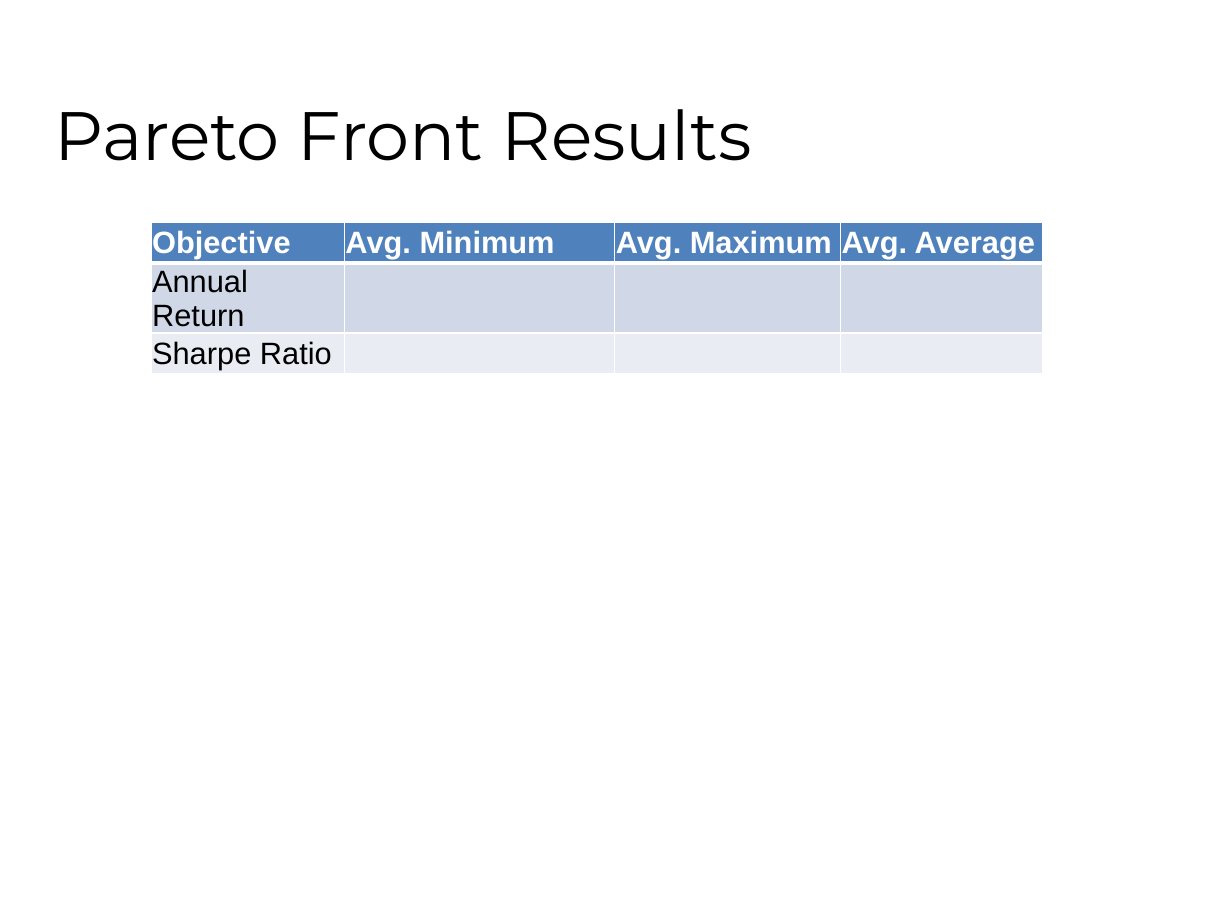
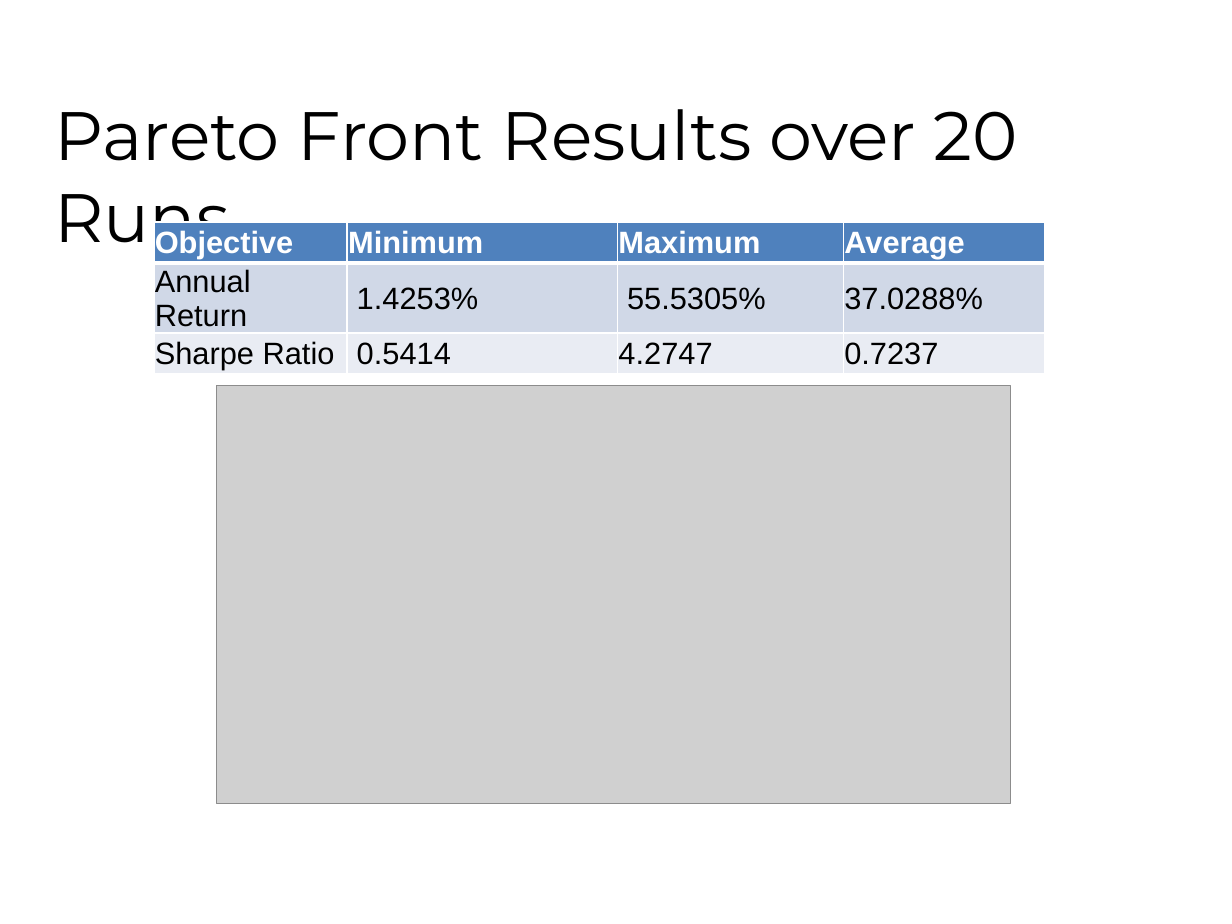
Before and after one commit to fhh23/Evolving-Stock-Market-Indicators-Using-Multi-Objective-Genetic-Algorithms, a slide deck: slide 23 of CSE848_Hormasji_Reiff_ProjectPresentation.pptx (slide 21 before the commit). Drawn at 1232x924 pixels with LibreOffice and Linux fonts; fonts in the diff are those of the drawing; grey boxes stand for pictures; background and template pictures are left out. Boxes give left, top, right and bottom in pixels: in the first picture for what was removed or moved away, otherwise in the second. Text is boxed around its words. In the diff, an @@ line names an element or a change of style, - is before the commit and + after.

Commit message:
Added results and indicators to the PPT.

```diff
--- a/CSE848_Hormasji_Reiff_ProjectPresentation.pptx
+++ b/CSE848_Hormasji_Reiff_ProjectPresentation.pptx
@@ title at (x1=54, y1=109, x2=1018, y2=258): text changed @@
-Pareto Front Results
+Pareto Front Results over 20 Runs
@@ table at (x1=154, y1=222, x2=1045, y2=374) @@
-row 1: Objective | Avg. Minimum | Avg. Maximum | Avg. Average
+row 1: Objective | Minimum | Maximum | Average
-row 2: Annual Return |  |  | 
+row 2: Annual Return | 1.4253% | 55.5305% | 37.0288%
-row 3: Sharpe Ratio |  |  | 
+row 3: Sharpe Ratio | 0.5414 | 4.2747 | 0.7237
@@ picture added at (x1=217, y1=386, x2=1010, y2=803) @@
```
Also in this commit, not shown: 5 other slides changed, 1 slide added, 1 other file.
